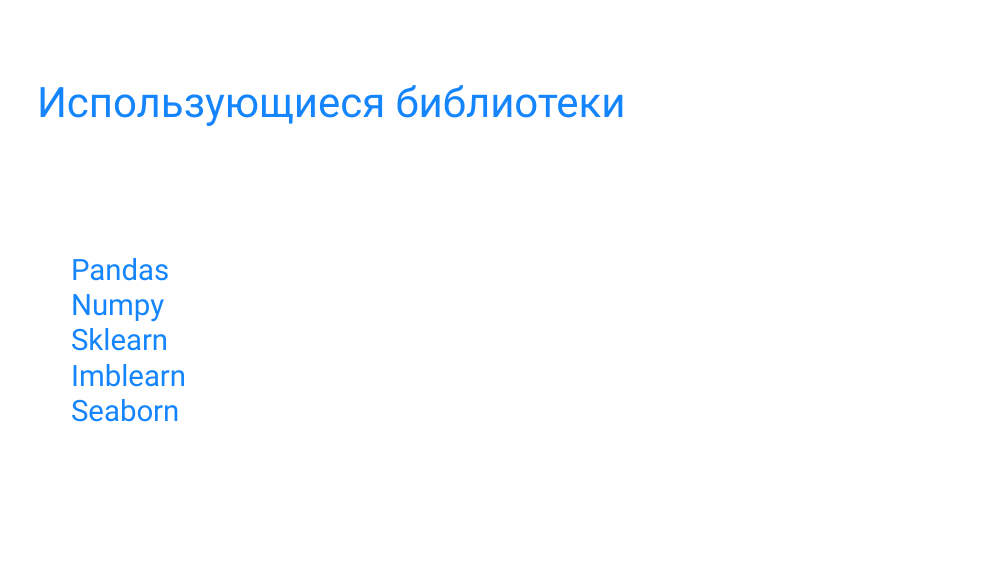
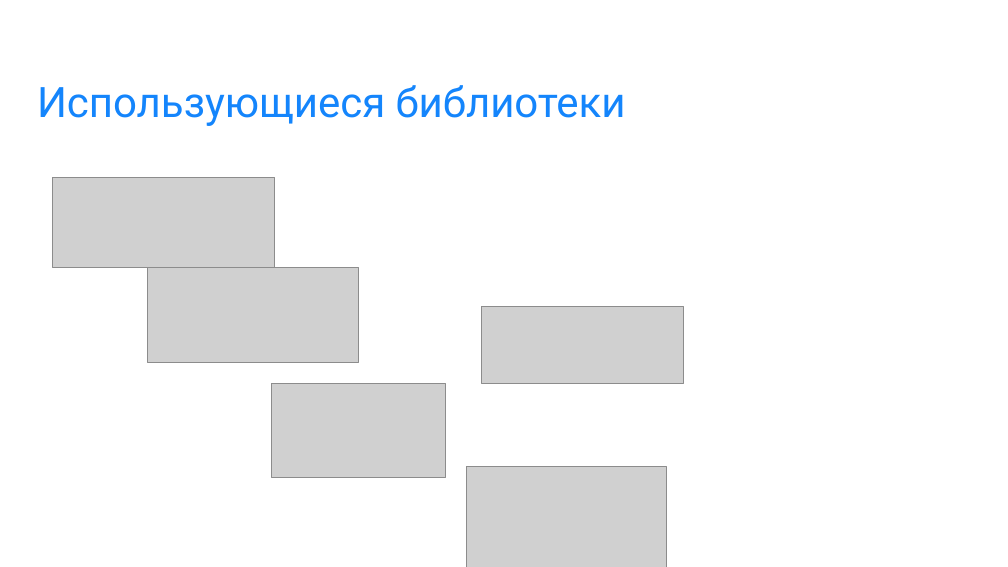
Before and after one commit to cryzzone/intensive_two, a slide deck: slide 4 of Модель склонности клиента к приобретению машиноместа.pptx. Drawn at 1008x567 pixels with LibreOffice and Linux fonts; fonts in the diff are those of the drawing; grey boxes stand for pictures; background and template pictures are left out. Boxes give left, top, right and bottom in pixels: in the first picture for what was removed or moved away, otherwise in the second. Text is boxed around its words. In the diff, an @@ line names an element or a change of style, - is before the commit and + after.

Commit message:
new presentation

```diff
--- a/Модель склонности клиента к приобретению машиноместа.pptx
+++ b/Модель склонности клиента к приобретению машиноместа.pptx
@@ picture added at [53,178,275,268] @@
@@ text removed at [71,258,186,422] @@
-Pandas
-Numpy
-Sklearn
-Imblearn
-Seaborn
@@ picture added at [147,268,358,362] @@
@@ picture added at [482,306,684,383] @@
@@ picture added at [272,384,446,478] @@
@@ picture added at [467,467,667,567] @@
```
Also in this commit, not shown: 1 other slide changed, 1 slide added.
